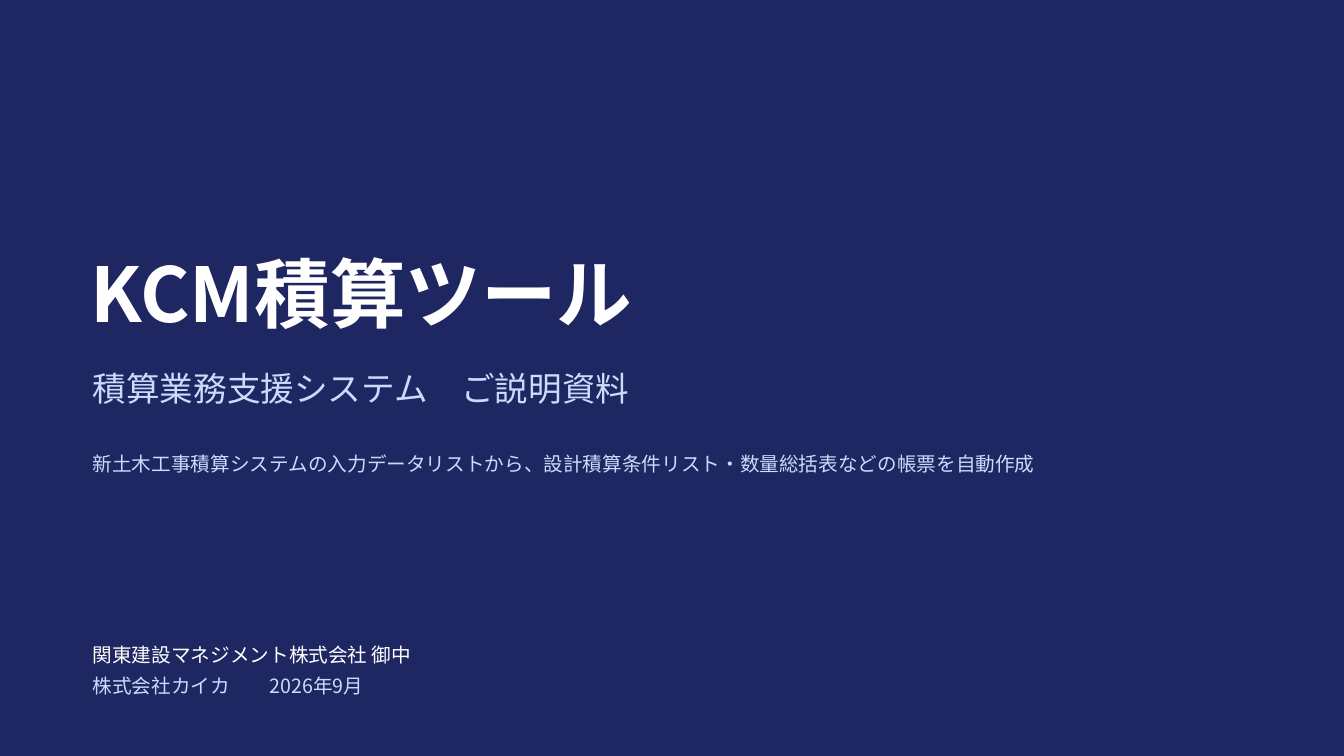
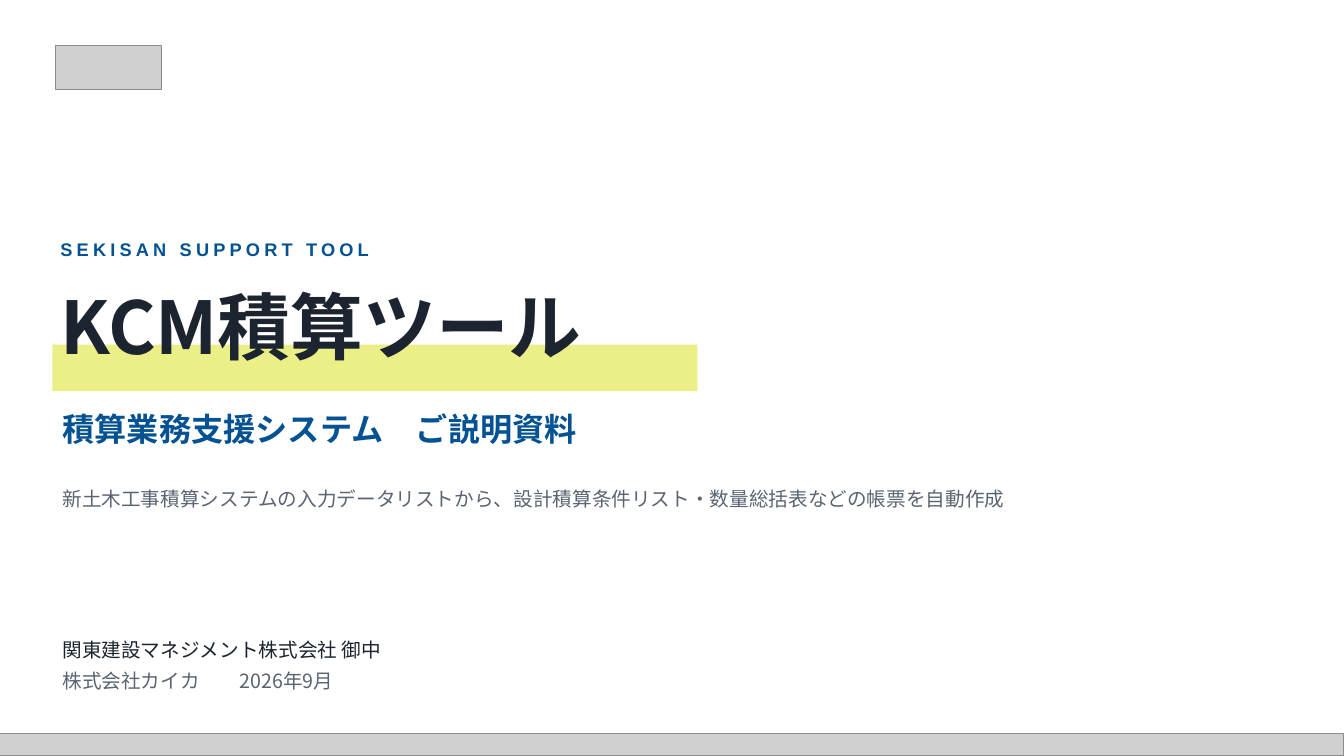
Before and after one commit to caica-inc/takashima-yuto-site, a slide deck: slide 1 of sekisan/docs/KCM積算ツール_ご説明資料.pptx. Drawn at 1344x756 pixels with LibreOffice and Linux fonts; fonts in the diff are those of the drawing; grey boxes stand for pictures. Boxes give left, top, right and bottom in pixels: in the first picture for what was removed or moved away, otherwise in the second. Text is boxed around its words. In the diff, an @@ line names an element or a change of style, - is before the commit and + after.

```diff
--- a/sekisan/docs/KCM積算ツール_ご説明資料.pptx
+++ b/sekisan/docs/KCM積算ツール_ご説明資料.pptx
@@ background #1E2761 to #FFFFFF @@
@@ picture added at (x1=55, y1=45, x2=161, y2=90) @@
@@ text added at (x1=60, y1=243, x2=369, y2=257), 13 pt, text #045292, bold @@
+SEKISAN SUPPORT TOOL
@@ text "KCM積算ツール" moved from (x1=91, y1=257, x2=633, y2=329) to (x1=60, y1=280, x2=581, y2=361) @@
@@ text "KCM積算ツール" at (x1=60, y1=280, x2=581, y2=361): size 54 to 52 pt, text colour #FFFFFF to #1C2430 @@
@@ rectangle added at (x1=52, y1=345, x2=698, y2=391), fill #E3EA61 at 75% opacity @@
@@ text "積算業務支援システム ご説明資料" moved from (x1=93, y1=372, x2=629, y2=404) to (x1=62, y1=413, x2=577, y2=444) @@
@@ text "積算業務支援システム ご説明資料" at (x1=62, y1=413, x2=577, y2=444): size 24 to 23 pt, text colour #CADCFC to #045292, bold on @@
@@ text "新土木工事積算システムの入力データリストから、設計積算条件リスト・数量総括表などの帳票を自動作成" moved from (x1=93, y1=454, x2=1035, y2=473) to (x1=62, y1=489, x2=1004, y2=508) @@
@@ text "新土木工事積算システムの入力データリストから、設計積算条件リスト・数量総括表などの帳票を自動作成" at (x1=62, y1=489, x2=1004, y2=508): text colour #CADCFC to #5A6472 @@
@@ text "関東建設マネジメント株式会社 御中 株式会社カイカ 2026年9月" moved from (x1=93, y1=645, x2=411, y2=695) to (x1=62, y1=640, x2=381, y2=690) @@
@@ text "関東建設マネジメント株式会社 御中 株式会社カイカ 2026年9月" at (x1=62, y1=640, x2=381, y2=690): text colour #FFFFFF to #1C2430 in "関東建設マネジメント株式会社 御中"; text colour #CADCFC to #5A6472 in "株式会社カイカ 2026年9月" @@
@@ picture added at (x1=0, y1=734, x2=1344, y2=756) @@
```
Also in this commit, not shown: 7 other slides changed, 5 other files.
